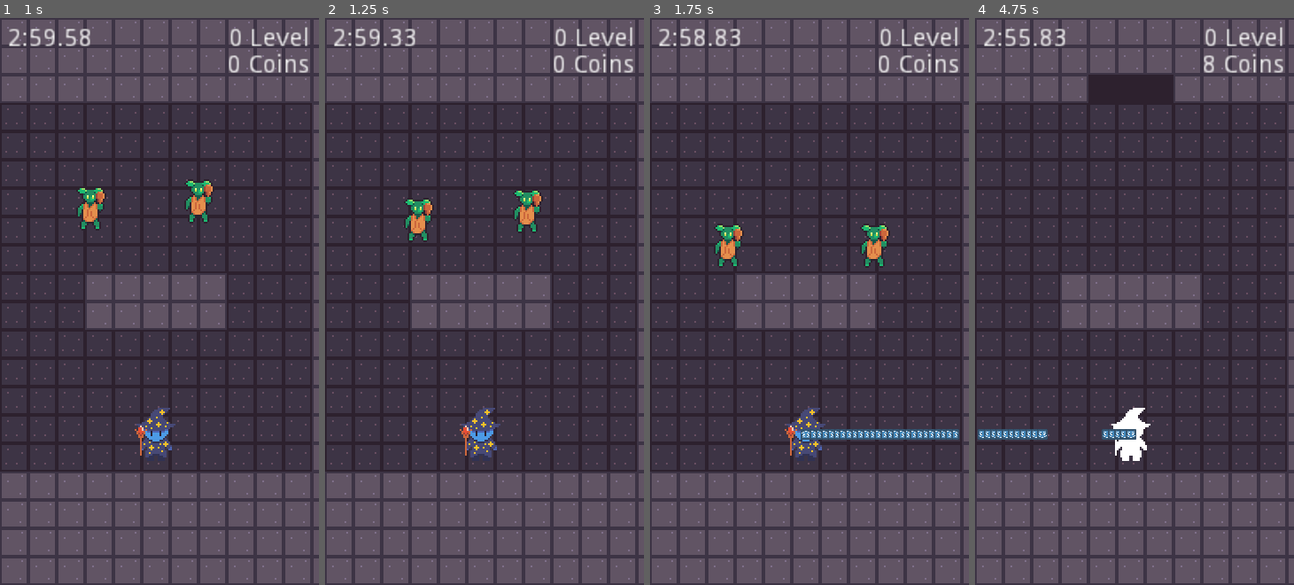
Above: before the commit, frames 1-4 (left to right).
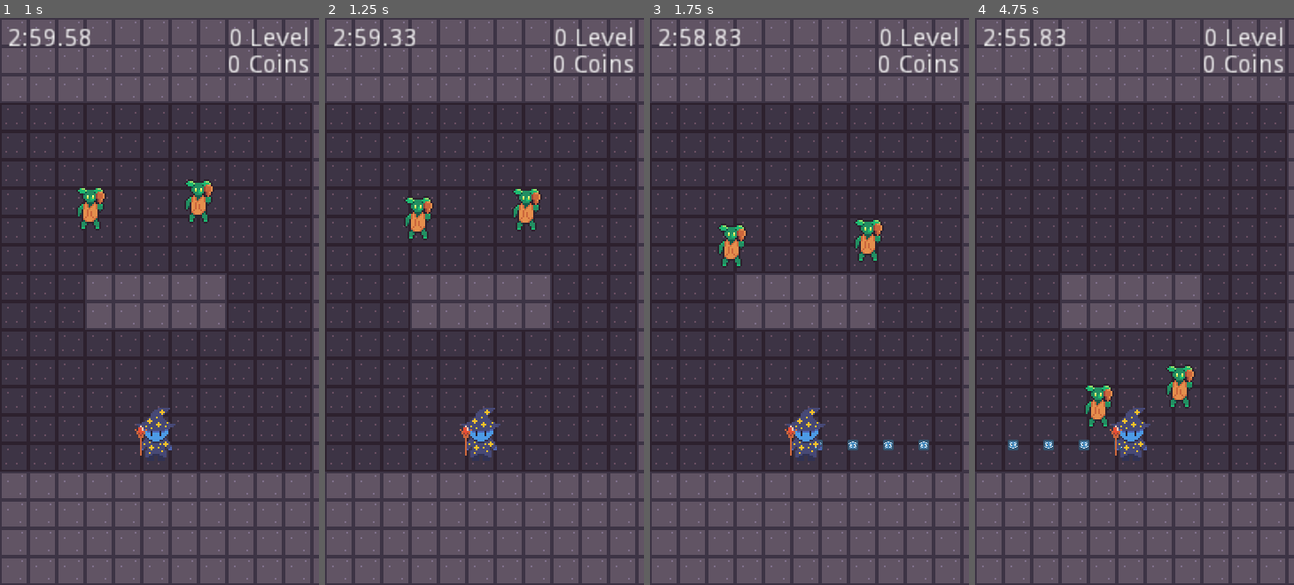
Above: after the commit, the same moments.

Repository: htxdfh/InfGamingSpil
Game: Godot game, scene res://Opening Interface.tscn
The game is run twice, just before and just after one commit, with the same random seed, the same clock (stepped at 60 frames per second) and the same inputs.
Inputs:
- Up to frame 1 (1 s): click "Start" at 0.5 s
- Up to frame 2 (1.25 s): no input
- Up to frame 3 (1.75 s): hold Right (shoot_right) from 1.28 s (still down)
- Up to frame 4 (4.75 s): release Right (shoot_right) at 2.03 s; hold Down (shoot_down) 2.03-2.78 s; hold Right (shoot_right) 2.78-3.53 s; hold Up (shoot_up) 3.53-4.28 s; hold Left (shoot_left) from 4.28 s (still down)

Frame 1 is identical in both runs. In frame 2, 0.5% of the frame differs, in the area x 24-68%, y 30-40%; in frame 3, 2.0%; in frame 4, 3.2%, in the area x 0-75%, y 6-79%.

Commit message:
projectile fix
cooldown, layers, speed

Diff:
--- a/Enemy/Goblin.gd
+++ b/Enemy/Goblin.gd
@@ -1,7 +1,7 @@
 extends KinematicBody2D
 
 const ACCELERATION = 1000
-const MAX_SPEED = 50
+const MAX_SPEED = 40
 const FRICTION = 500
 
 var coin = preload("res://Coin/Coin.tscn")
--- a/Enemy/Goblin.tscn
+++ b/Enemy/Goblin.tscn
@@ -18,8 +18,9 @@
 height = 12.0
 
 [node name="Goblin" type="KinematicBody2D" groups=["Enemy"]]
+position = Vector2( 0, -10 )
 collision_layer = 4
-collision_mask = 8
+collision_mask = 12
 script = ExtResource( 2 )
 
 [node name="Goblin" type="Sprite" parent="."]
@@ -40,7 +41,7 @@
 shape = SubResource( 2 )
 
 [node name="Stats" parent="." instance=ExtResource( 4 )]
-max_health = 10.0
+max_health = 4.0
 
 [node name="HitBox" parent="." instance=ExtResource( 5 )]
 collision_layer = 8
--- a/Player/Player.gd
+++ b/Player/Player.gd
@@ -8,10 +8,13 @@
 #
 var velocity = Vector2.ZERO
 var projectile = preload("res://Player/Projectile.tscn")
+var shoot_ready = true
+
 onready var stats = $PlayerStats
 onready var hurtbox = $PlayerHurtBox
 onready var flash = $AnimationPlayer
-
+onready var ysort = $YSort
+onready var shoot_timer = $ProjectileCooldown
 
 func _ready():
 	stats.connect("no_health", self, "queue_free")
@@ -28,10 +31,20 @@
 
 	shoot_vector = shoot_vector.normalized() * PROJECTILE_SPEED
 
-	if shoot_vector != Vector2.ZERO:
-		var p = projectile.instance()
-		p.shoot(position, shoot_vector + velocity)
-		get_parent().add_child(p)
+	if shoot_vector != Vector2.ZERO and shoot_ready == true:
+		shoot_ready = false
+		shoot_timer.start()
+		if shoot_vector.y <= 0:
+			var p = projectile.instance()
+			p.show_behind_parent = true
+			p.shoot(position + Vector2(0,6), shoot_vector)
+			get_parent().add_child(p)
+		else:
+			var p = projectile.instance()
+			p.show_behind_parent = false
+			p.shoot(position + Vector2(0,6), shoot_vector)
+			get_parent().add_child(p)
+
 
 func MovePlayer(delta):
 	var input_vector = Vector2.ZERO
@@ -61,3 +74,8 @@
 func _on_PlayerPickupBox_body_entered(body):
 	stats.coins += 1
 	body.queue_free()
+
+
+func _on_Projectile_cooldown_timeout():
+	shoot_ready = true
+	print("hello")
--- a/Player/Player.tscn
+++ b/Player/Player.tscn
@@ -27,8 +27,8 @@
 shader_param/active = true
 
 [sub_resource type="CapsuleShape2D" id=4]
-radius = 5.99998
-height = 8.00005
+radius = 8.99999
+height = 4.00002
 
 [sub_resource type="CapsuleShape2D" id=5]
 radius = 8.0
@@ -87,6 +87,7 @@
 }
 
 [node name="Player" type="KinematicBody2D"]
+position = Vector2( 0, -11 )
 collision_mask = 8
 script = ExtResource( 1 )
 __meta__ = {
@@ -98,7 +99,7 @@
 texture = ExtResource( 2 )
 
 [node name="CollisionShape2D" type="CollisionShape2D" parent="."]
-position = Vector2( 0, 9 )
+position = Vector2( 0, 10 )
 rotation = 1.5708
 shape = SubResource( 4 )
 
@@ -134,6 +135,10 @@
 [node name="CollisionShape2D" type="CollisionShape2D" parent="PlayerPickupBox"]
 shape = SubResource( 11 )
 
+[node name="ProjectileCooldown" type="Timer" parent="."]
+wait_time = 0.1
+one_shot = true
+
 [connection signal="area_entered" from="PlayerHurtBox" to="." method="_on_PlayerHurtBox_area_entered"]
 [connection signal="invincibility_ended" from="PlayerHurtBox" to="." method="_on_PlayerHurtBox_invincibility_ended"]
 [connection signal="invincibility_ended" from="PlayerHurtBox" to="PlayerHurtBox" method="_on_PlayerHurtBox_invincibility_ended"]
@@ -141,5 +146,6 @@
 [connection signal="invincibility_started" from="PlayerHurtBox" to="PlayerHurtBox" method="_on_PlayerHurtBox_invincibility_started"]
 [connection signal="timeout" from="PlayerHurtBox/InvincibilityTimer" to="PlayerHurtBox" method="_on_InvincibilityTimer_timeout"]
 [connection signal="body_entered" from="PlayerPickupBox" to="." method="_on_PlayerPickupBox_body_entered"]
+[connection signal="timeout" from="ProjectileCooldown" to="." method="_on_Projectile_cooldown_timeout"]
 
 [editable path="ChannelBox"]
--- a/Player/Projectile.tscn
+++ b/Player/Projectile.tscn
@@ -11,6 +11,8 @@
 radius = 4.12311
 
 [node name="KinematicBody2D" type="KinematicBody2D"]
+show_behind_parent = true
+position = Vector2( 0, 26 )
 collision_layer = 2
 collision_mask = 8
 script = ExtResource( 2 )
